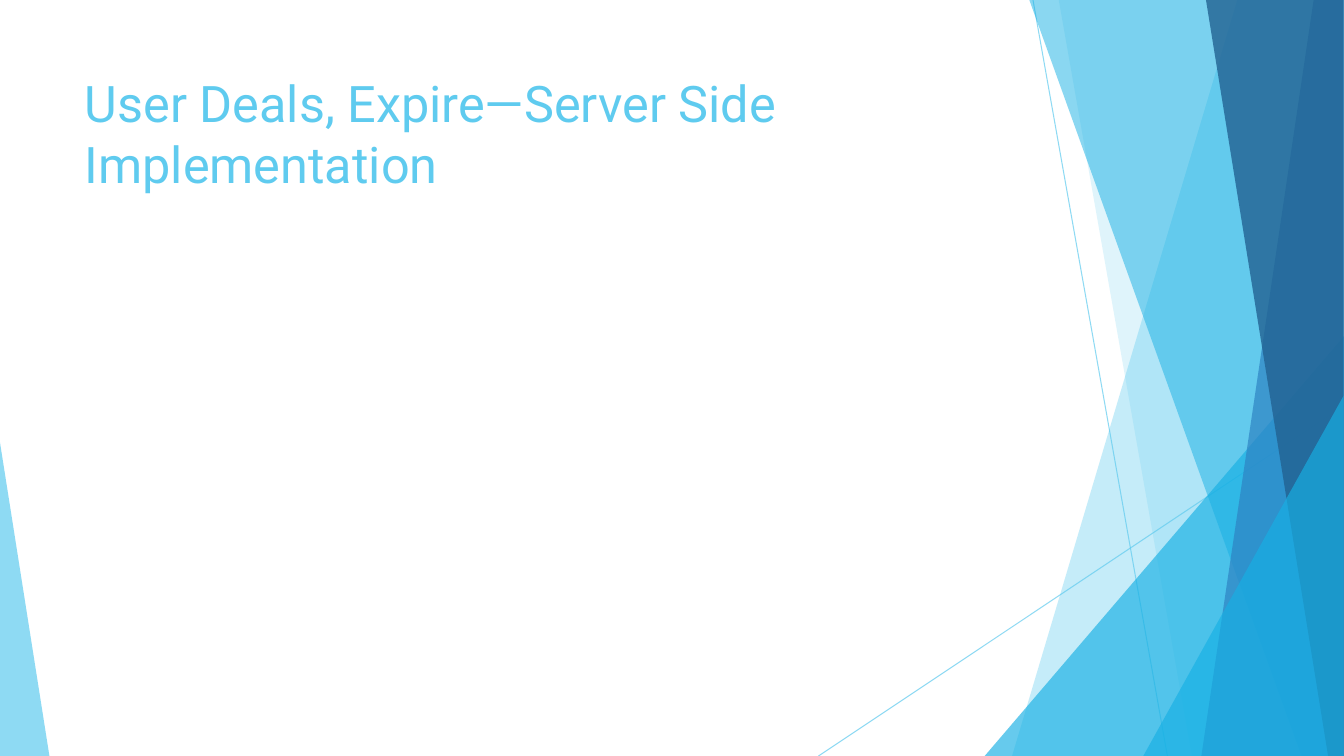
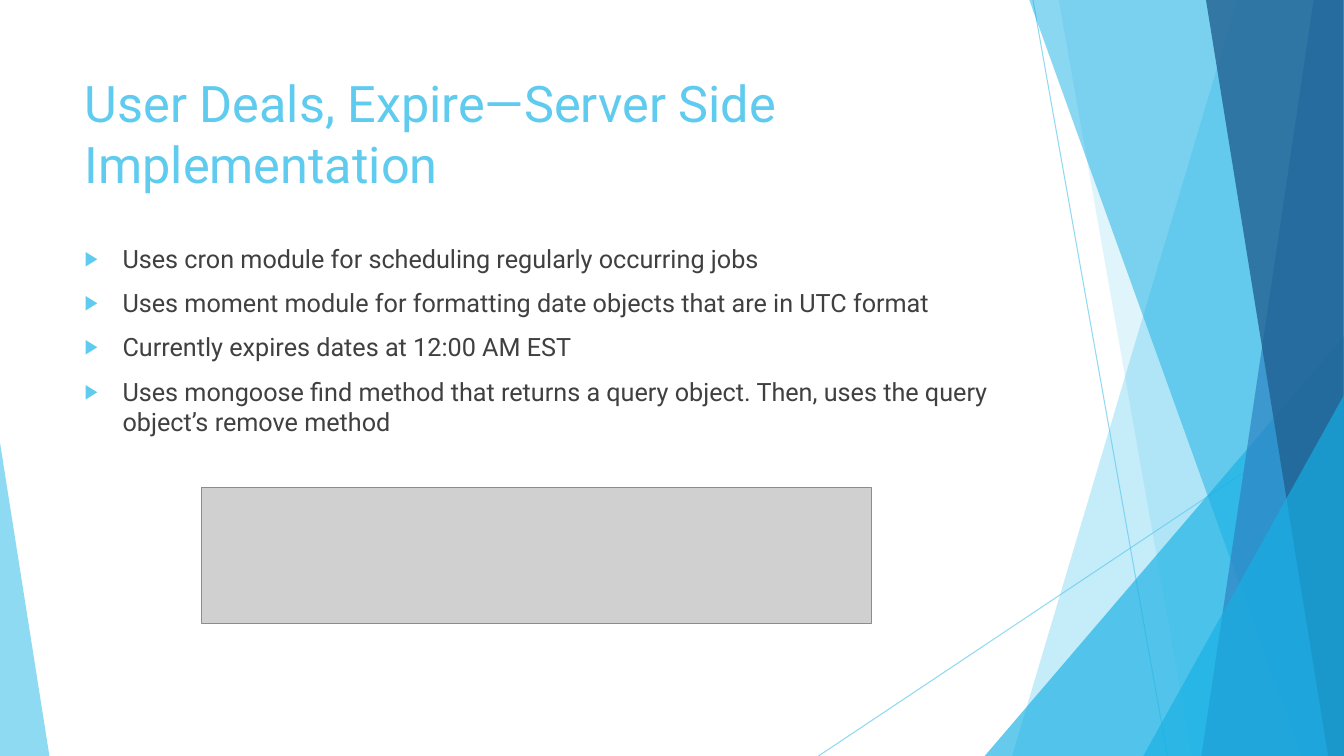
Before and after one commit to garciaac01/acs560_course_project, a slide deck: slide 21 of My EZ Shopper.pptx (slide 18 before the commit). Drawn at 1344x756 pixels with LibreOffice and Linux fonts; fonts in the diff are those of the drawing; grey boxes stand for pictures. Boxes give left, top, right and bottom in pixels: in the first picture for what was removed or moved away, otherwise in the second. Text is boxed around its words. In the diff, an @@ line names an element or a change of style, - is before the commit and + after.

```diff
--- a/My EZ Shopper.pptx
+++ b/My EZ Shopper.pptx
@@ text added at [123,249,987,437], 18 pt, text #404040 @@
+▶ Uses cron module for scheduling regularly occurring jobs
+▶ Uses moment module for formatting date objects that are in UTC format
+▶ Currently expires dates at 12:00 AM EST
+▶ Uses mongoose find method that returns a query object. Then, uses the query
+  object’s remove method
@@ picture added at [202,488,872,623] @@
```
Also in this commit, not shown: 10 other slides changed, 7 slides added, 2 slides removed.
